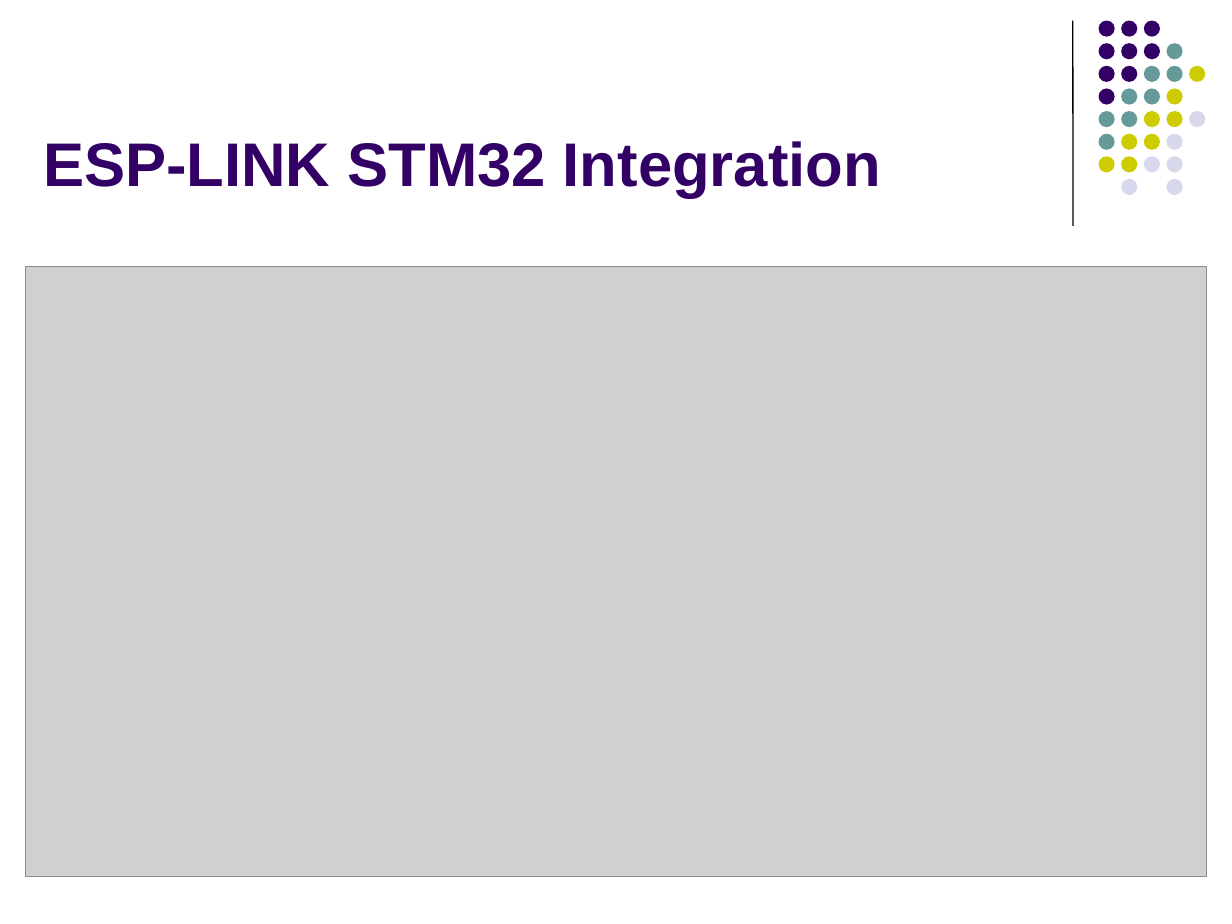
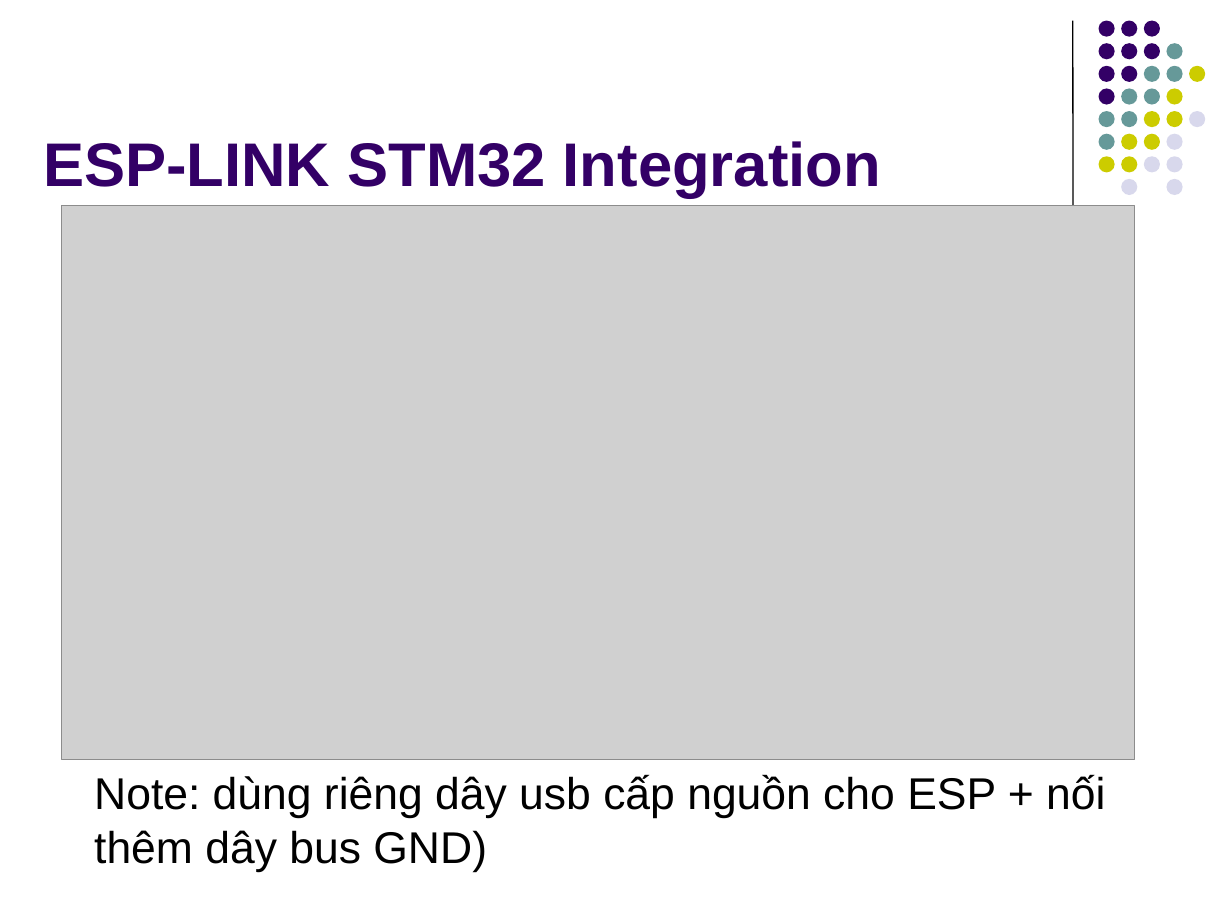
Before and after one commit to OneKiwiTech/stm32_iot_link, a slide deck: slide 6 of training-docs/slides/STM32 ESP-LINK FIRMWARE TRAINING.pptx. Drawn at 1232x924 pixels with LibreOffice and Linux fonts; fonts in the diff are those of the drawing; grey boxes stand for pictures. Boxes give left, top, right and bottom in pixels: in the first picture for what was removed or moved away, otherwise in the second. Text is boxed around its words. In the diff, an @@ line names an element or a change of style, - is before the commit and + after.

```diff
--- a/training-docs/slides/STM32 ESP-LINK FIRMWARE TRAINING.pptx
+++ b/training-docs/slides/STM32 ESP-LINK FIRMWARE TRAINING.pptx
@@ picture: place and size @@
-picture at (26, 267, 1207, 877)
+picture at (62, 206, 1135, 760)
@@ text added at (94, 775, 1105, 872), 26 pt, text #000000 @@
+Note: dùng riêng dây usb cấp nguồn cho ESP + nối thêm dây bus GND)
```
Also in this commit, not shown: 2 other slides changed, 4 slides added, 1 slide removed, 6 other files.
